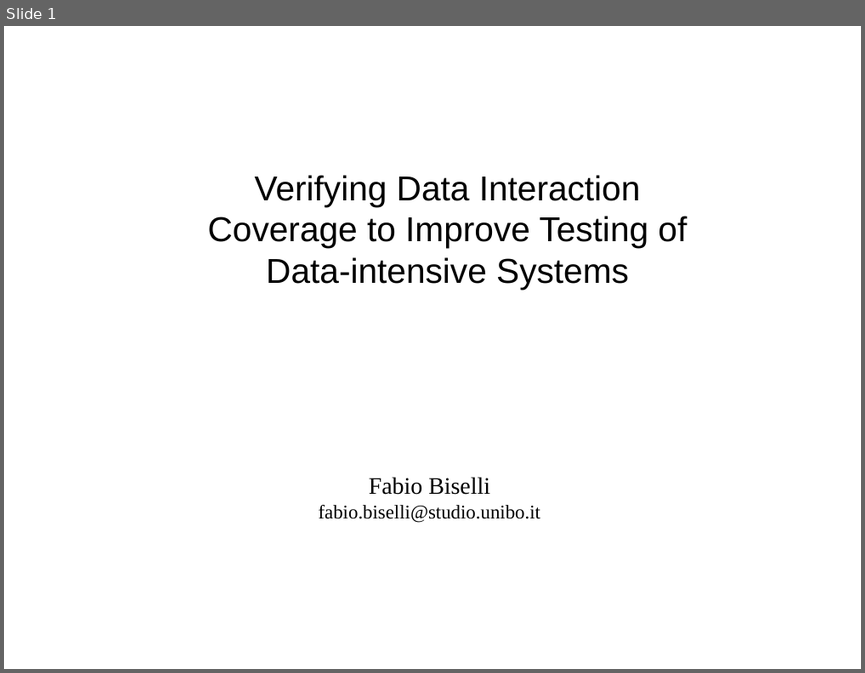
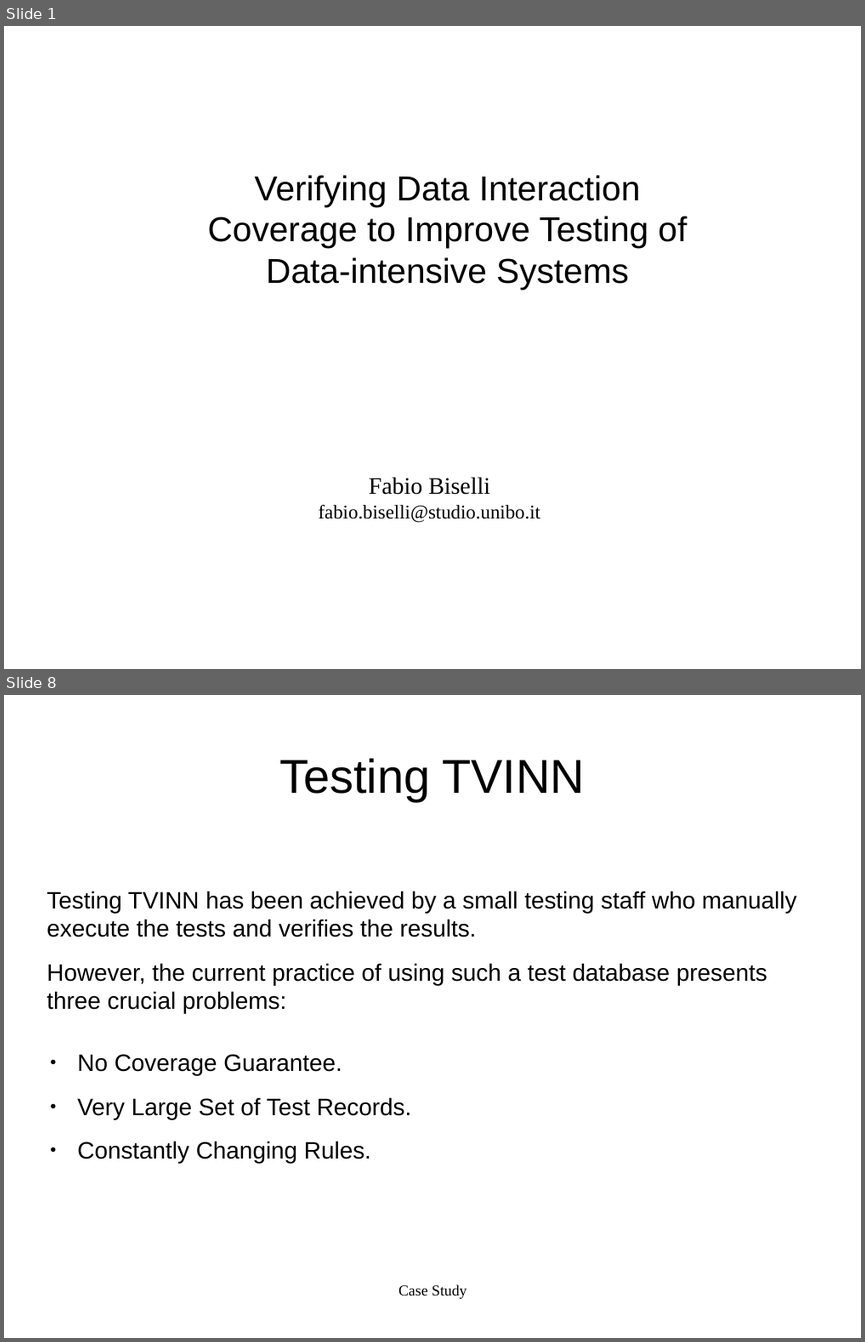
Before and after one commit to FabioBis/University, a slide deck: UNIBO/ComplementiBD/DataInteractionCoverage.odp. Shown one above the other, each under a label of ours: slide 1 before the commit, slides 1 and 8 after it; the slides between them are not shown. The pictures are 865x673 and 865x1342 pixels, drawn with LibreOffice and Linux fonts; fonts in the diff are those of the drawing. Boxes give left, top, right and bottom in pixels: in the first picture for what was removed or moved away, otherwise in the second. Text is boxed around its words. In the diff, an @@ line names an element or a change of style, - is before the commit and + after.

```diff
--- a/UNIBO/ComplementiBD/DataInteractionCoverage.odp
+++ b/UNIBO/ComplementiBD/DataInteractionCoverage.odp
@@ slide 8 added at (x1=4, y1=695, x2=861, y2=1338), background #FFFFFF @@
@@ title added at (x1=279, y1=758, x2=585, y2=801), 44 pt, text #000000 @@
+Testing TVINN
@@ text added at (x1=46, y1=891, x2=797, y2=1013), 22 pt, text #000000 @@
+Testing TVINN has been achieved by a small testing staff who manually execute the tests and verifies the results.
+However, the current practice of using such a test database presents three crucial problems:
@@ text added at (x1=77, y1=1054, x2=412, y2=1163), 22 pt, text #000000 @@
+● No Coverage Guarantee.
+● Very Large Set of Test Records.
+● Constantly Changing Rules.
@@ text added at (x1=398, y1=1284, x2=467, y2=1299), 14 pt, text #000000 @@
+Case Study
```
Also in this commit, not shown: 3 slides changed, 17 other slides added, 2 slides removed, 1 other file.
